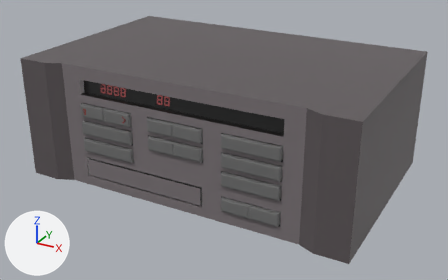
An edit to the glTF model 3dplayer/model/chassis.glb, drawn before and after from the same camera.
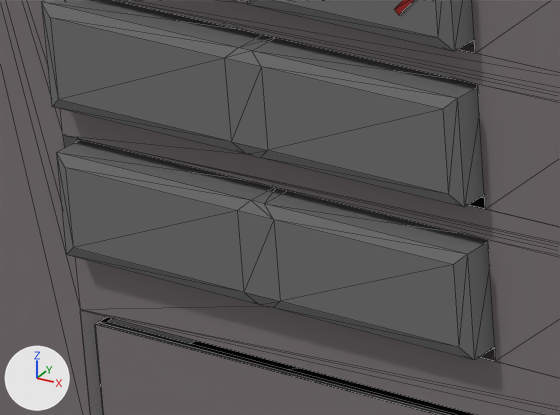
Each version is shown whole from a 50 mm lens placed at (5.86, -10.9, 4.59), pointed at (0.03, -0.31, -0.71), then close up on the part from 17% to 32% of the width and 43% to 60% of the height. The axes (+X, +Y, +Z) are drawn at lower left. The lights are the same throughout. The close-ups show mesh edges as thin lines. Vertices at the same position are counted once.

The older version as bpy lines, for what is in view:
```python
me_cube_005 = bpy.data.meshes.new('Cube.005')
me_cube_005.from_pydata(...)  # 24 vertices, 38 faces; spans x -0.565..-0.258, y 0.977..1.028, z -0.31..-0.049
me_cube_005.materials.append(mat_buttons)  # grey #707070
me_cube_006 = bpy.data.meshes.new('Cube.006')
me_cube_006.from_pydata(...)  # 24 vertices, 38 faces; spans x -0.565..-0.258, y 0.977..1.028, z -0.685..-0.424
me_cube_006.materials.append(mat_buttons)  # grey #707070
me_cube_013 = bpy.data.meshes.new('Cube.013')
me_cube_013.from_pydata(...)  # 30 vertices, 52 faces; spans x -0.563..0.145, y 0.433..1.644, z -1.255..-0.871
# faces by material slot: [4, 48]
me_cube_013.materials.append(mat_frontpanel)  # grey #7c7578
me_cube_013.materials.append(mat_interior)  # black #161313
ob_disctray = bpy.data.objects.new('DiscTray', me_cube_013)
ob_disctray.location = (0.0, 1.387, 0.0)
ob_disctray.scale = (3.82, -2.15, 1.0)
ob_doublebutton2 = bpy.data.objects.new('DoubleButton2', me_cube_005)
ob_doublebutton2.location = (0.0, 0.0, 0.0)
ob_doublebutton2.scale = (3.82, -2.15, 1.0)
ob_doublebutton3 = bpy.data.objects.new('DoubleButton3', me_cube_006)
ob_doublebutton3.location = (0.0, 0.0, 0.0)
ob_doublebutton3.scale = (3.82, -2.15, 1.0)
# also in view: 'Casing' at (-0.01, -0.07, -0.19); 'DoubleButton1' at (-1.57, -2.16, 0.19)
```
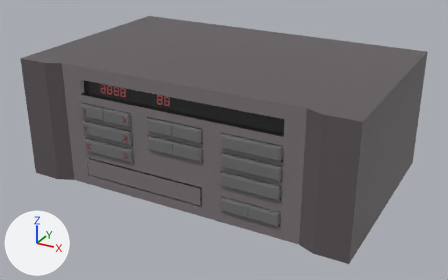
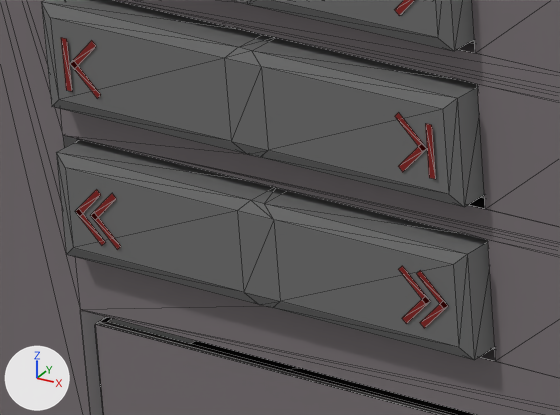
Where the newer file only moved an object's origin or applied its transform, the numbers keep the older frame.

What differs and where, as boxes [x1, y1, x2, y2] in the close-ups (560 x 415 px):
part 1 of me_cube_005, added
    after: [61, 38, 435, 179]
part 2 of me_cube_006, added
    after: [75, 189, 448, 328]

What the commit changed:
me_cube_005 is used by ob_doublebutton2; location (0.0, 0.0, 0.0); scale (3.82, -2.15, 1.0).
me_cube_005 had 24 vertices, 38 faces and spanned x -0.565..-0.258, y 0.977..1.028, z -0.31..-0.049.
me_cube_005 now has 48 vertices, 50 faces and spans x -0.565..-0.258, y 0.977..1.031, z -0.31..-0.049.
Part 1, on me_cube_005:
24 vertices are added at x -0.548..-0.274, y 1.03..1.031, z -0.253..-0.108.
12 new faces join them, mat_paint (red #861714).
me_cube_005 now uses material mat_paint (red #971612).
me_cube_006 is used by ob_doublebutton3; location (0.0, 0.0, 0.0); scale (3.82, -2.15, 1.0).
me_cube_006 had 24 vertices, 38 faces and spanned x -0.565..-0.258, y 0.977..1.028, z -0.685..-0.424.
me_cube_006 now has 56 vertices, 54 faces and spans x -0.565..-0.258, y 0.977..1.03, z -0.685..-0.424.
Part 2, on me_cube_006:
16 vertices are added at x -0.551..-0.29, y 1.03, z -0.628..-0.484.
8 new vertices lie (0.019, 0.0, 0.072) away from vertices in x -0.551..-0.29, y 1.03, z -0.628..-0.557.
8 new vertices lie (0.019, 0.0, -0.072) away from vertices in x -0.551..-0.29, y 1.03, z -0.557..-0.484.
16 new faces join them, mat_paint (red #861714).
me_cube_006 now uses material mat_paint (red #971612).
